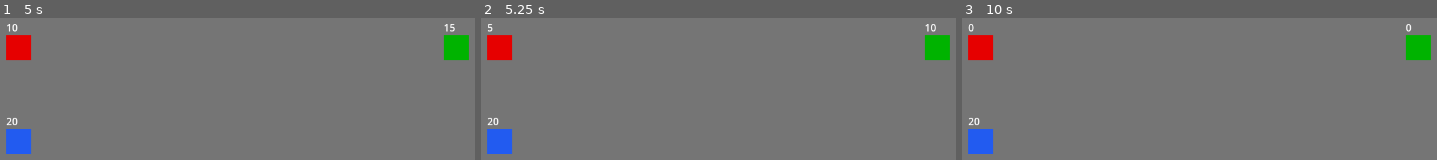
Above: before the commit, frames 1-3 (left to right).
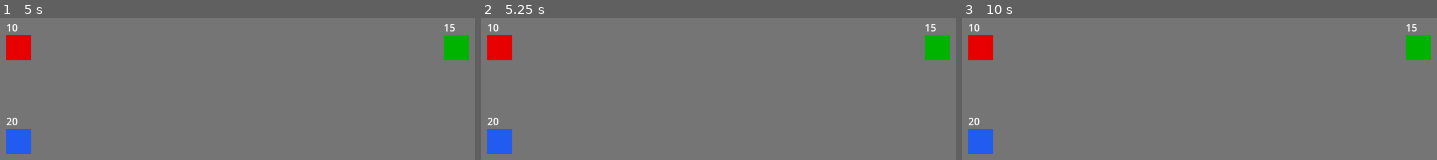
Above: after the commit, the same moments.

Repository: Ravars/non-turn-based-rpg
Game: Godot game, scene res://Scenes/Combat.tscn
Same seed, same stepped clock (60 frames per second), same inputs: the game is played once before the commit and once after it.
Inputs (mouse positions are in pixels of both pictures, inside the frame that each line leads up to):
- Up to frame 1 (5 s): tap Enter at 0.5, 2, 3.5 s; move the mouse to (427, 81) at 0.52 s; tap Space at 1.25, 2.75, 4.25 s; move the mouse to (90, 125) at 1.27 s; move the mouse to (outside the picture) at 2.02 s; move the mouse to (outside the picture) at 2.77 s; move the mouse to (outside the picture) at 3.52 s; move the mouse to (9, 36) at 4.27 s
- Up to frame 2 (5.25 s): move the mouse to (770, 104) at 5.02 s
- Up to frame 3 (10 s): move the mouse to (outside the picture) at 5.77 s; move the mouse to (1389, 81) at 6.52 s; move the mouse to (1052, 125) at 7.27 s; move the mouse to (outside the picture) at 8.02 s; move the mouse to (outside the picture) at 8.77 s; move the mouse to (outside the picture) at 9.52 s

Frame 1 is identical in both runs. In frame 2, 0.1% of the frame differs, in the area x 1-96%, y 4-10%; in frame 3, 0.2%.

Commit message:
Changing skill status

Diff:
--- a/Resources/FireBolt.tres
+++ b/Resources/FireBolt.tres
@@ -7,8 +7,8 @@
 script = ExtResource("1_bu23q")
 skill_name = "Fire Bolt"
 skill_description = "A Fire Bolt"
-damage = 20
-cast_time = 2.0
+damage = 5
+cast_time = 4.0
 cooldown = 3.0
 icon = ExtResource("1_0eurg")
 metadata/_custom_type_script = "uid://deb6e1y03bnsd"
--- a/Resources/SwordAttack.tres
+++ b/Resources/SwordAttack.tres
@@ -8,7 +8,7 @@
 skill_name = "Sword Attack"
 skill_description = "Uses a Sword to Attack"
 damage = 5
-cast_time = 1.0
+cast_time = 3.0
 cooldown = 2.0
 icon = ExtResource("1_v5f1t")
 metadata/_custom_type_script = "uid://deb6e1y03bnsd"
